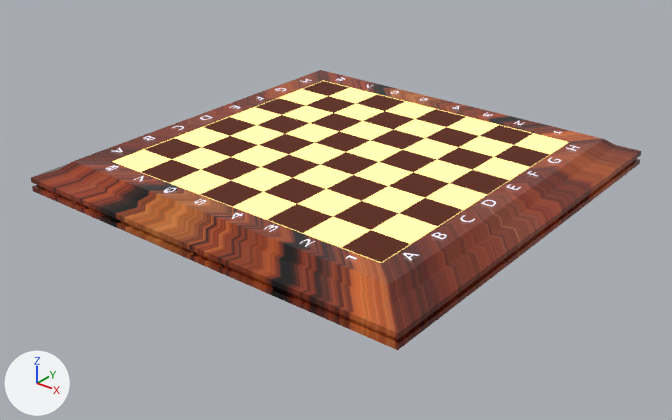
The glTF model asset/Chess_Base.gltf, before and after one commit.
The view is the same before and after, from a camera (50 mm lens) standing at (0.787, -1.007, 0.523) and looking at (0.007, -0.033, -0.081). Arrows for +X, +Y and +Z are at lower left; the lights stay in place. Where no turn or scale is listed for an object, it has been applied to the vertices.

In view in the first picture: 'Chess Board'.
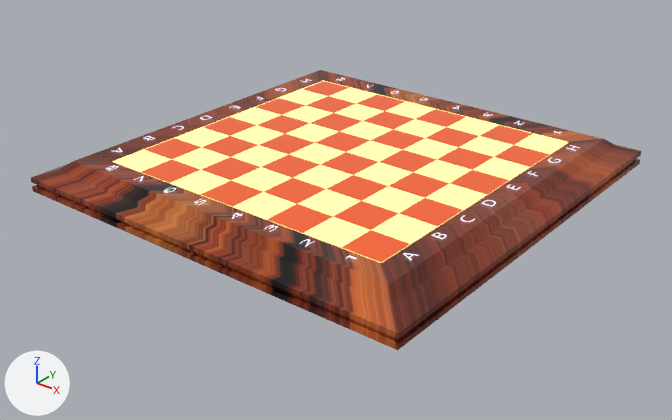
Commit message: no message

Where the change shows, as pixel boxes [x1, y1, x2, y2] in the pictures (672 x 420 px):
'Chess Board', surface changed, recoloured (brown to orange)
    both: [139, 78, 552, 265]

What changed in the scene script:
```text
Change mat_white_squares:
    mat_white_squares.roughness: 1.0 -> 0.199
Change mat_black_squares:
    mat_black_squares.base_color: (0.107, 0.018, 0.00481) -> (1.0, 0.131, 0.0227)  # brown #5c240f -> orange #ff652a
    mat_black_squares.roughness: 1.0 -> 0.0
```
